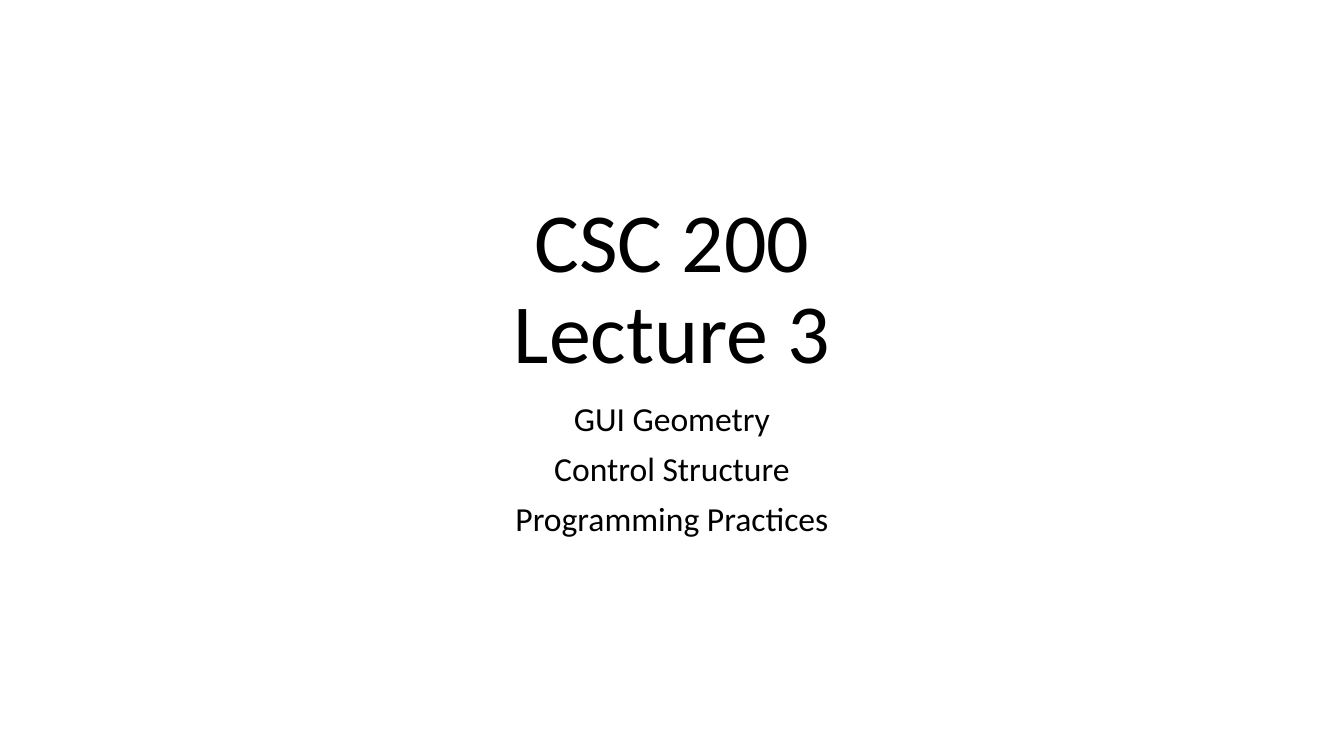
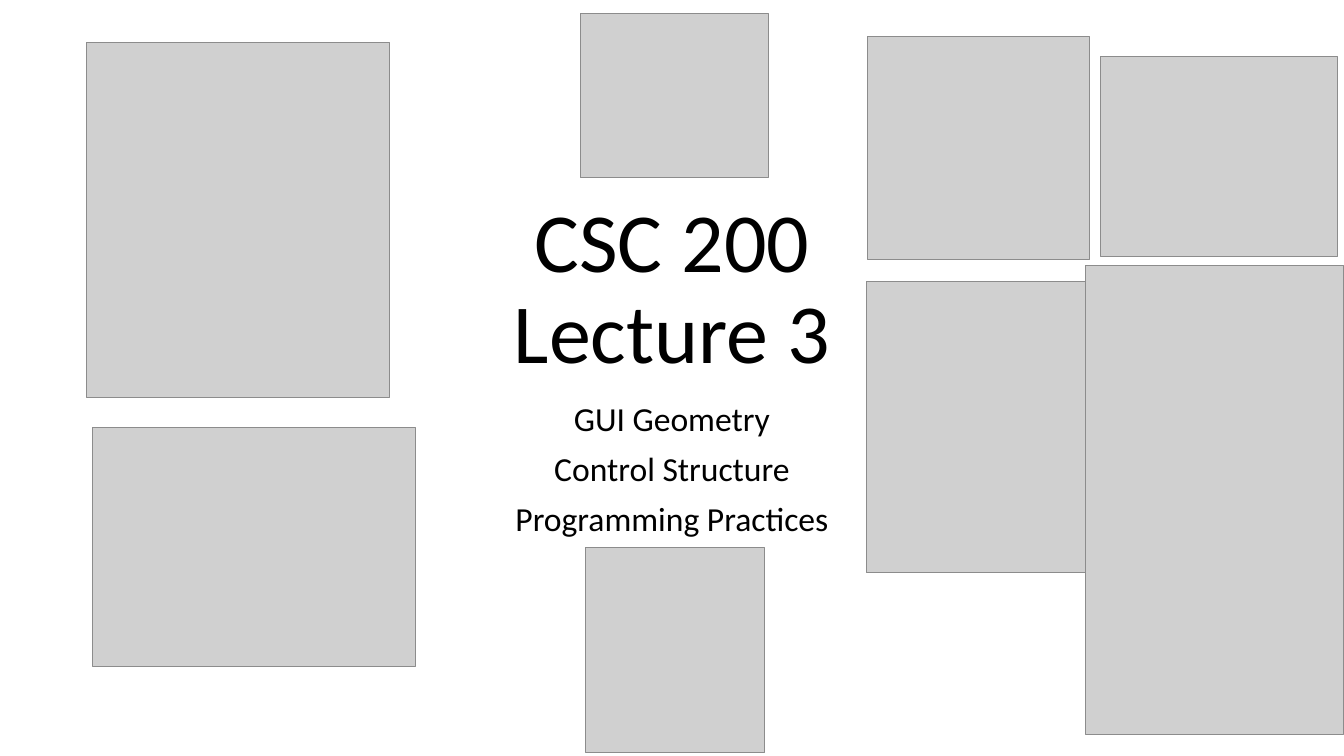
Before and after one commit to bsdillon/cs200_Spring2020, a slide deck: slide 1 of Lecture/Lect3-GUIScopeControl.pptx. Drawn at 1344x756 pixels with LibreOffice and Linux fonts; fonts in the diff are those of the drawing; grey boxes stand for pictures. Boxes give left, top, right and bottom in pixels: in the first picture for what was removed or moved away, otherwise in the second. Text is boxed around its words. In the diff, an @@ line names an element or a change of style, - is before the commit and + after.

Commit message:
Added images to lecture 3

```diff
--- a/Lecture/Lect3-GUIScopeControl.pptx
+++ b/Lecture/Lect3-GUIScopeControl.pptx
@@ picture added at [581, 14, 768, 177] @@
@@ picture added at [86, 42, 389, 397] @@
@@ picture added at [867, 36, 1090, 259] @@
@@ picture added at [1101, 56, 1338, 256] @@
@@ picture added at [1086, 265, 1344, 735] @@
@@ picture added at [866, 281, 1090, 574] @@
@@ picture added at [93, 427, 415, 667] @@
@@ picture added at [586, 547, 764, 752] @@
```
Also in this commit, not shown: 2 other slides changed, 1 slide added.
